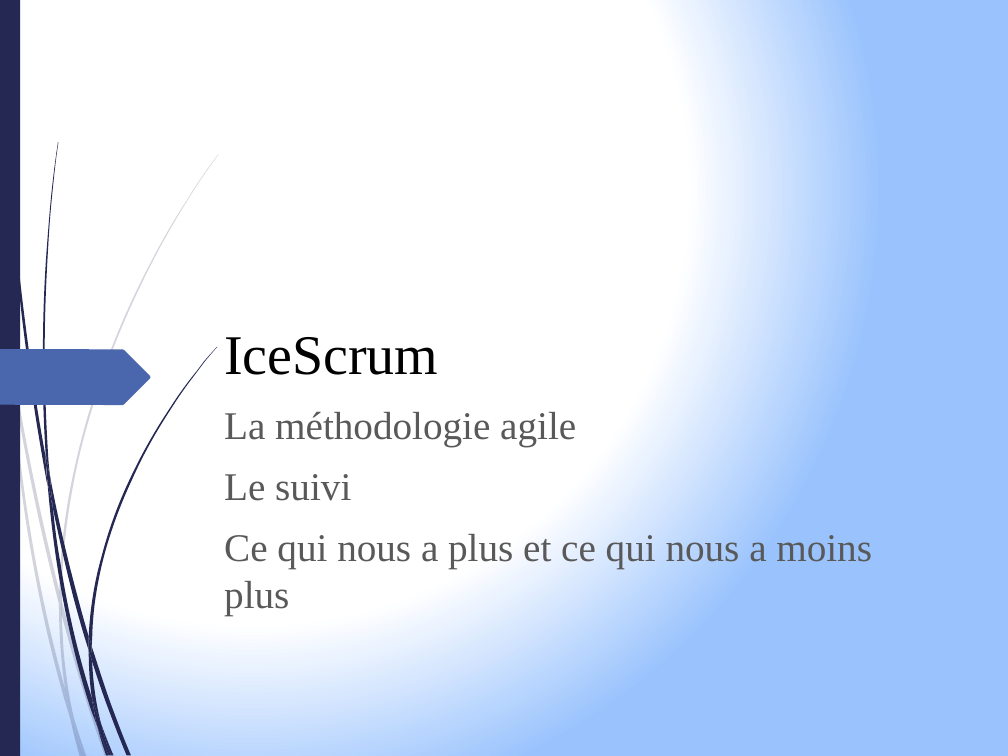
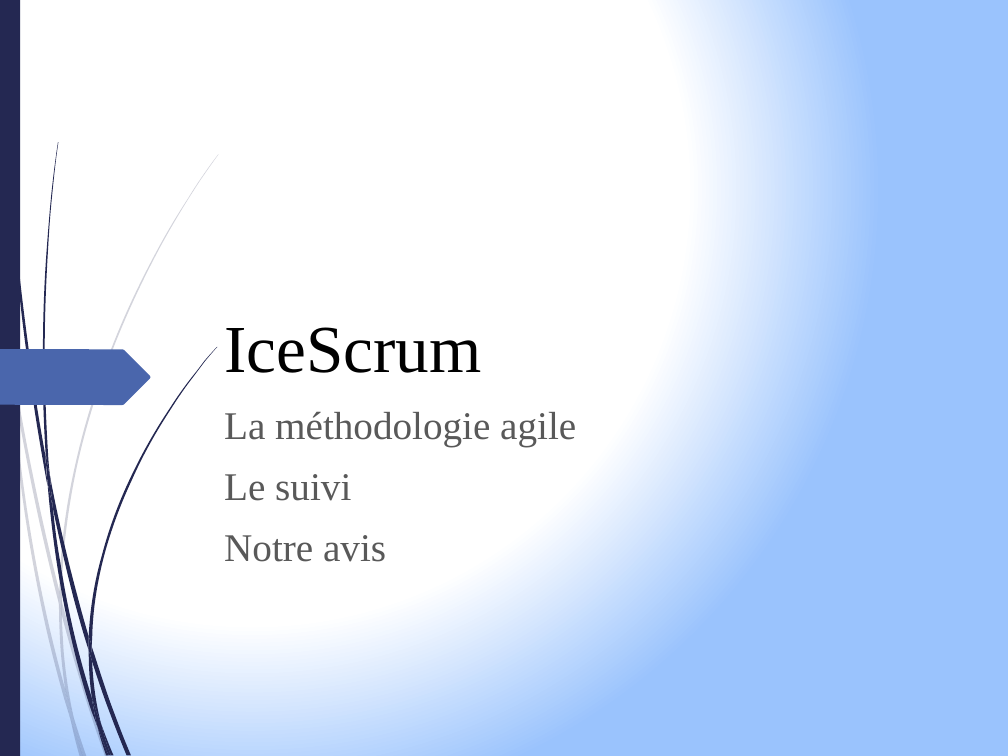
Before and after one commit to manalito/nukemap, a slide deck: slide 4 of presentation.pptx (slide 5 before the commit). Drawn at 1008x756 pixels with LibreOffice and Linux fonts; fonts in the diff are those of the drawing. Boxes give left, top, right and bottom in pixels: in the first picture for what was removed or moved away, otherwise in the second. Text is boxed around its words. In the diff, an @@ line names an element or a change of style, - is before the commit and + after.

```diff
--- a/presentation.pptx
+++ b/presentation.pptx
@@ title "IceScrum" at (224, 327, 481, 373): size 40 to 48 pt @@
@@ text at (224, 535, 386, 562): text changed @@
-Ce qui nous a plus et ce qui nous a moins plus
+Notre avis
```
Also in this commit, not shown: 4 other slides changed, 1 slide added, 1 slide removed, 1 other file.
